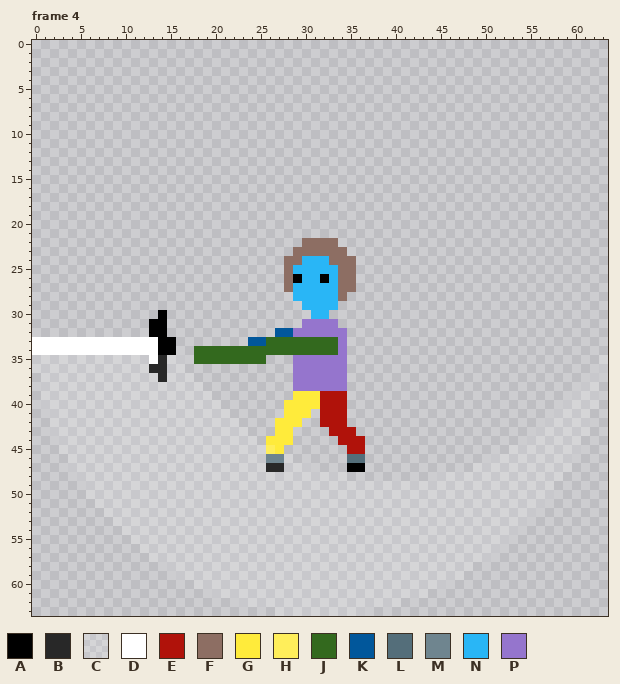
Two states of a pixel-art file, The Fallen Guardian/Assets/Art/Characters/Player/_Sword/Player_Sword_BasicAttack_Left.aseprite. Above, as it was before the edit.
64x64 pixels, 8 frames. Shown: frame 4. The commit also changed other frames, which this record leaves out.
Palette (. is transparent): A #000000  B #282828  C #ffffff28  D #ffffff  E #b0120a  F #8d6e63  G #ffeb3b  H #ffee5a  J #33691e  K #01579b  L #546e7a  M #6f858f  N #29b6f6  P #9575cd
Once edited:
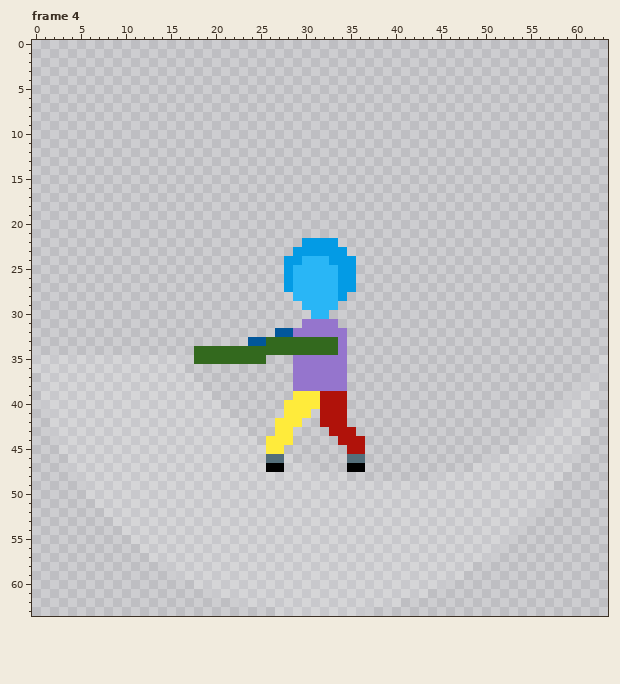
From old to new:
layer "Weapons/Sword" now hidden
layer "Eyes/Eyes 0" now hidden
layer "Hair/Hair 0" now hidden
colour F: #8d6e63 -> #039be5
Frame 4:
y 26: x 29 A -> N; x 32 A -> N
y 30: x 14 A -> .
y 31..32: x 13..14 AA -> ..
y 33..34: x 0..15 DDDDDDDDDDDDDDAA -> ................
y 35: x 13..14 DB -> CC
y 36: x 13..14 BB -> CC
y 37: x 14 B -> C
y 45: x 26 H -> G
y 46: x 26..27 MM -> LL
y 47: x 26..27 BB -> AA
Where, in picture pixels (left, top, right, bottom), the same in both pictures:
changed: (284, 238, 356, 301)
changed: (32, 310, 176, 382)
changed: (266, 445, 284, 472)
